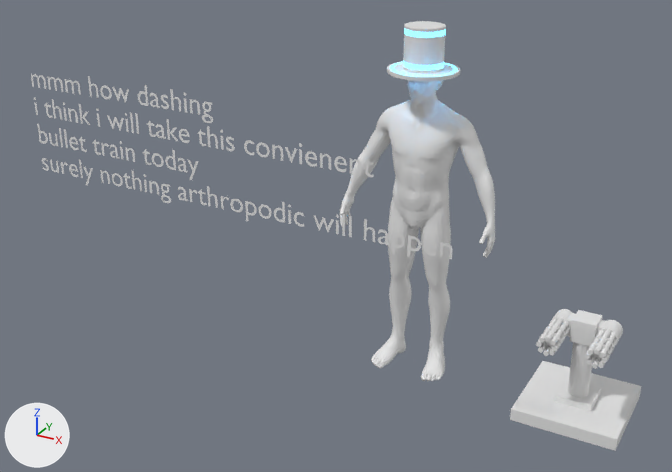
What one commit did to the Blender file project_files/lilturret.blend.
Camera for both pictures: a 50 mm camera at (1.87, -4.37, 2.85) aimed at (-0.37, -0.29, 0.82). Arrows for +X, +Y and +Z are at lower left; the lights stay in place.

In view in the first picture: 'Cube', 'some dude', 'some hat', 'some text'.
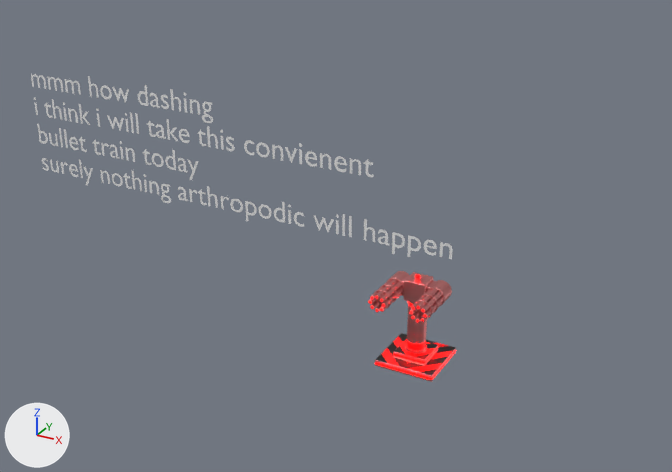
Pixel boxes [x1, y1, x2, y2] of what changed, in the pictures (672 x 472 px):
'some dude', hidden
    before: [339, 80, 495, 381]
'Cube', hidden
    before: [510, 309, 641, 451]
'Turret Model', added
    after: [368, 271, 456, 382]
    faces in mat_turret_base: [373, 271, 456, 382]
    faces in mat_turret_caution_tape: [376, 333, 455, 376]
    faces in mat_turret_barrel_metal: [368, 279, 444, 323]
    faces in mat_turret_lights: [369, 296, 456, 380]
'some hat', hidden
    before: [387, 21, 460, 81]

The change, as a diff of the scene's bpy script:
```diff
--- a/project_files/lilturret.blend.py
+++ b/project_files/lilturret.blend.py
@@ ng_turret_color @@
+ng_turret_color = bpy.data.node_groups.new('Turret Color', 'ShaderNodeTree')
+_s = ng_turret_color.interface.new_socket(name='Color', in_out='OUTPUT', socket_type='NodeSocketColor')
+_s.default_value = (0.5, 0.5, 0.5, 1.0)  # grey #bcbcbc
+_N = ng_turret_color.nodes; _L = ng_turret_color.links
+n0 = _N.new('ShaderNodeRGB'); n0.name = 'RGB'
+n0.outputs[0].default_value = (1.0, 0.0, 0.0, 1.0)  # 'Color', red #ff0000
+n1 = _N.new('NodeGroupOutput'); n1.name = 'Group Output'
+_L.new(n0.outputs[0], n1.inputs[0])  # 'Color' to 'Color'
@@ ng_turret_metal_color @@
+ng_turret_metal_color = bpy.data.node_groups.new('Turret Metal Color', 'ShaderNodeTree')
+_s = ng_turret_metal_color.interface.new_socket(name='Result', in_out='OUTPUT', socket_type='NodeSocketColor')
+_s.default_value = (0.0, 0.0, 0.0, 0.0)  # black #000000
+_N = ng_turret_metal_color.nodes; _L = ng_turret_metal_color.links
+n0 = _N.new('ShaderNodeGroup'); n0.name = 'Group'
+n0.node_tree = ng_turret_color
+n1 = _N.new('ShaderNodeMix'); n1.name = 'Mix'
+n1.data_type = 'RGBA'
+n2 = _N.new('NodeGroupOutput'); n2.name = 'Group Output'
+_L.new(n0.outputs[0], n1.inputs[6])  # 'Color' to 'A'
+_L.new(n1.outputs[2], n2.inputs[0])  # 'Result' to 'Result'
@@ mat_turret_caution_tape @@
+mat_turret_caution_tape = bpy.data.materials.new('Turret Caution Tape')
+# nodes: BsdfPrincipled, Group, Mapping, Math, Mix, OutputMaterial, TexCoord, TexWave
+# colours: black #000000
@@ mat_turret_barrel_metal @@
+mat_turret_barrel_metal = bpy.data.materials.new('Turret Barrel Metal')
+# nodes: BsdfPrincipled, Group, OutputMaterial
@@ mat_turret_lights @@
+mat_turret_lights = bpy.data.materials.new('Turret Lights')
+# nodes: BsdfPrincipled, Group, OutputMaterial
@@ mat_camera_lens @@
+mat_camera_lens = bpy.data.materials.new('Camera Lens')
+# nodes: BsdfPrincipled, Group, OutputMaterial
+# colours: black #000000
@@ mat_turret_base @@
+mat_turret_base = bpy.data.materials.new('Turret Base')
+# nodes: BsdfPrincipled, Group, OutputMaterial
@@ me_cylinder @@
+me_cylinder.from_pydata(...)  # 4721 vertices, 3960 faces; spans x -0.181..0.181, y -0.282..0.178, z -0.008..0.557
+me_cylinder.polygons.foreach_set('use_smooth', [True] * 3960)
+# faces by material slot: [1582, 234, 16, 2064, 64]
+me_cylinder.materials.append(mat_turret_base)
+me_cylinder.materials.append(mat_turret_lights)
+me_cylinder.materials.append(mat_turret_caution_tape)
+me_cylinder.materials.append(mat_turret_barrel_metal)
+me_cylinder.materials.append(mat_camera_lens)
@@ ob_cube @@
 ob_cube = bpy.data.objects.new('Cube', me_cube)
-ob_cube.location = (0.954, 0.0, 0.0)
+ob_cube.location = (0.0, 0.0, 0.0)
 _m = ob_cube.modifiers.new('Mirror', 'MIRROR')
 _m.use_bisect_axis = (True, False, False)
+ob_cube.hide_set(True)
@@ ob_some_dude @@
 ob_some_dude.location = (0.0, 0.0, 0.0)
+ob_some_dude.hide_set(True)
@@ ob_some_hat @@
 ob_some_hat.location = (-2.563, -0.0489, 1.713)
+ob_some_hat.hide_set(True)
@@ ob_turret_model @@
+ob_turret_model = bpy.data.objects.new('Turret Model', me_cylinder)
+ob_turret_model.location = (0.0, 0.0, 0.0)
```
